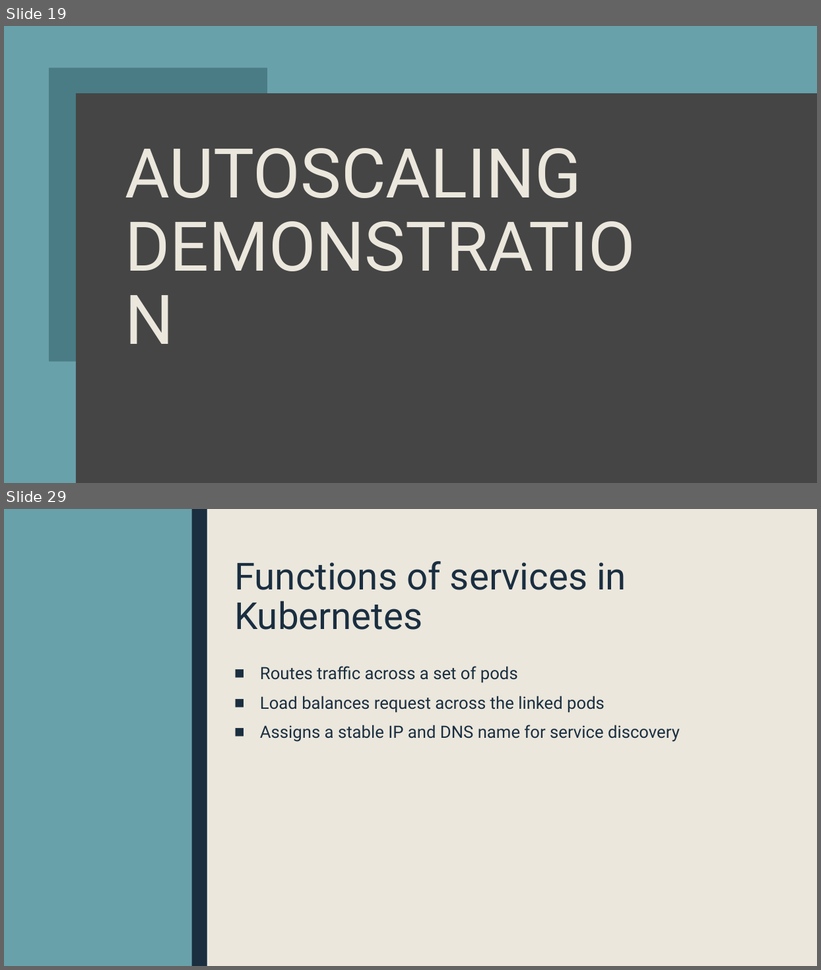
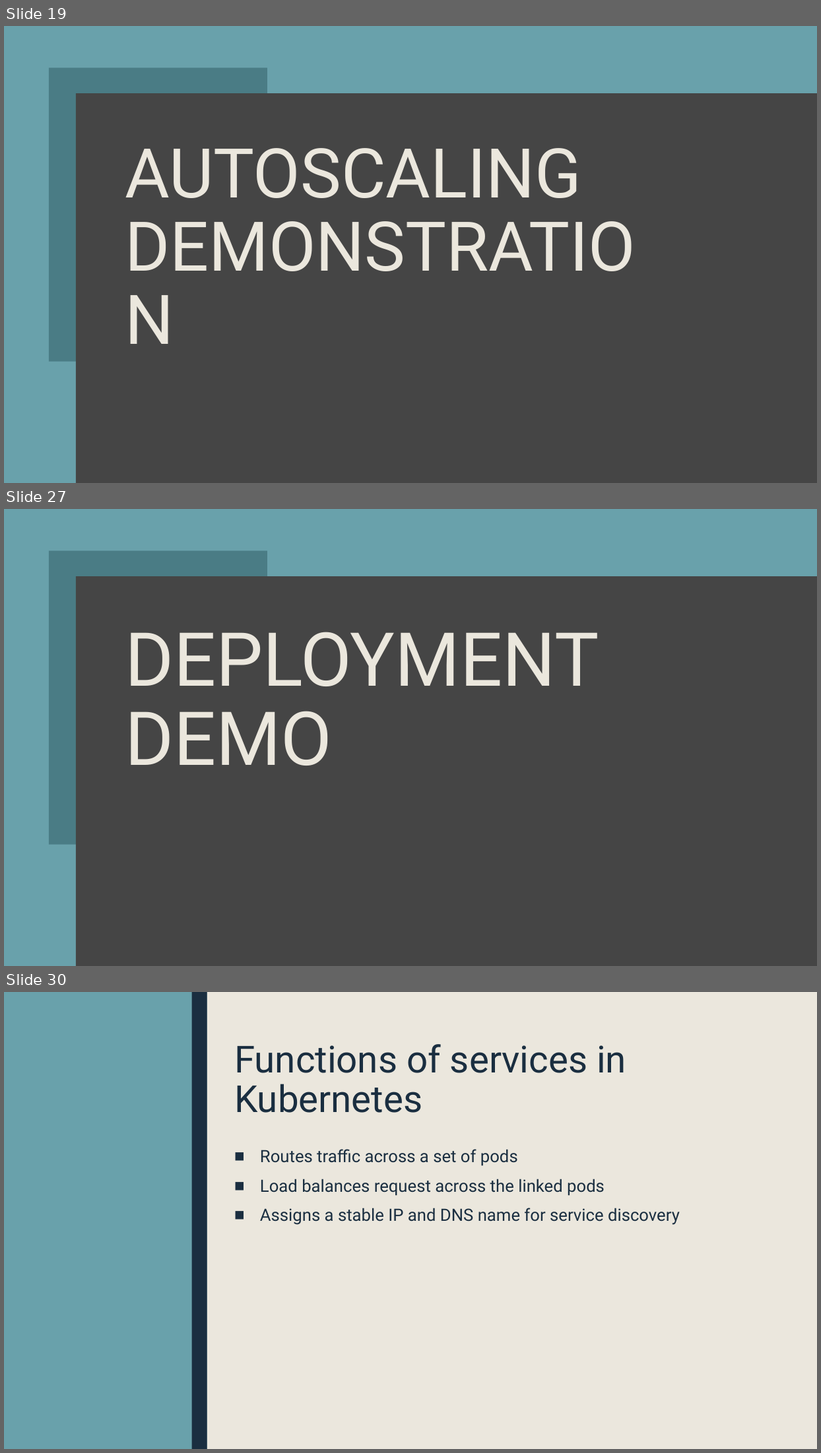
Before and after one commit to sebivenlo/ESD-2023-Kubernetes, a slide deck: presentation/Kubernetes.pptx. Shown one above the other, each under a label of ours: slides 19 and 29 before the commit, slides 19, 27 and 30 after it; the slides between them are not shown. The pictures are 821x970 and 821x1453 pixels, drawn with LibreOffice and Linux fonts; fonts in the diff are those of the drawing. Boxes give left, top, right and bottom in pixels: in the first picture for what was removed or moved away, otherwise in the second. Text is boxed around its words. In the diff, an @@ line names an element or a change of style, - is before the commit and + after.

```diff
--- a/presentation/Kubernetes.pptx
+++ b/presentation/Kubernetes.pptx
@@ slide 27 added at (4, 509, 817, 966), background #454545; not listed: 1 template element that a slide beside it also shows @@
@@ rectangle added at (4, 509, 817, 966), fill #69A1AB @@
@@ freeform shape added at (48, 551, 267, 845), fill #4A7C85 @@
@@ rectangle added at (76, 576, 817, 966), fill #454545 @@
@@ title added at (125, 632, 599, 766), 88 pt, text #EBE7DD @@
+DEPLOYMENT DEMO
@@ what was slide 29 is now slide 30 @@
```
Also in this commit, not shown: 6 slides changed, 1 other slide added, 1 slide removed.
